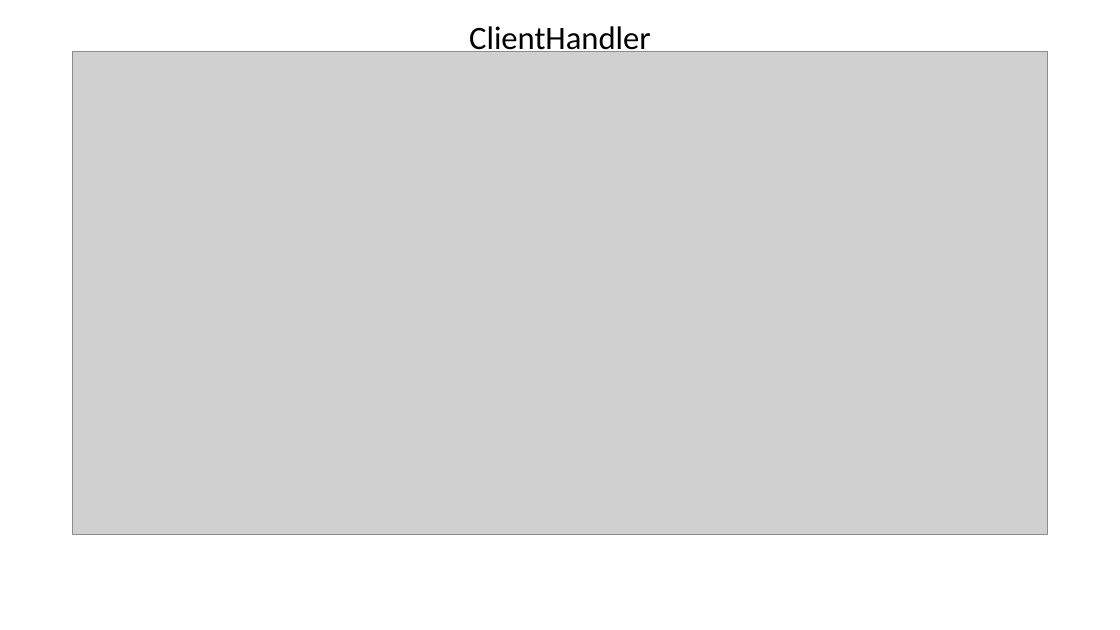
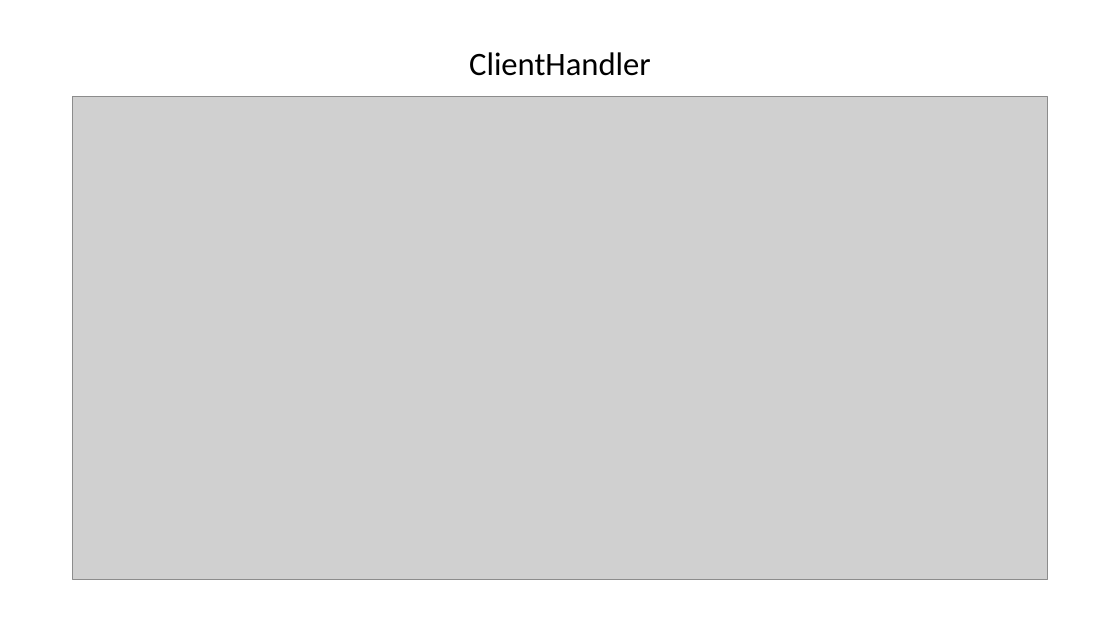
Before and after one commit to spionbruecke/Gava, a slide deck: slide 3 of Präsentation/Präsentation.pptx. Drawn at 1120x630 pixels with LibreOffice and Linux fonts; fonts in the diff are those of the drawing; grey boxes stand for pictures; background and template pictures are left out. Boxes give left, top, right and bottom in pixels: in the first picture for what was removed or moved away, otherwise in the second. Text is boxed around its words. In the diff, an @@ line names an element or a change of style, - is before the commit and + after.

```diff
--- a/Präsentation/Präsentation.pptx
+++ b/Präsentation/Präsentation.pptx
@@ text "ClientHandler" rewrapped from bbox=[469, 26, 651, 57] to bbox=[469, 52, 651, 76] @@
@@ picture: place and size @@
-picture at bbox=[72, 52, 1048, 535]
+picture at bbox=[72, 97, 1048, 580]
```
Also in this commit, not shown: 2 other slides changed.
